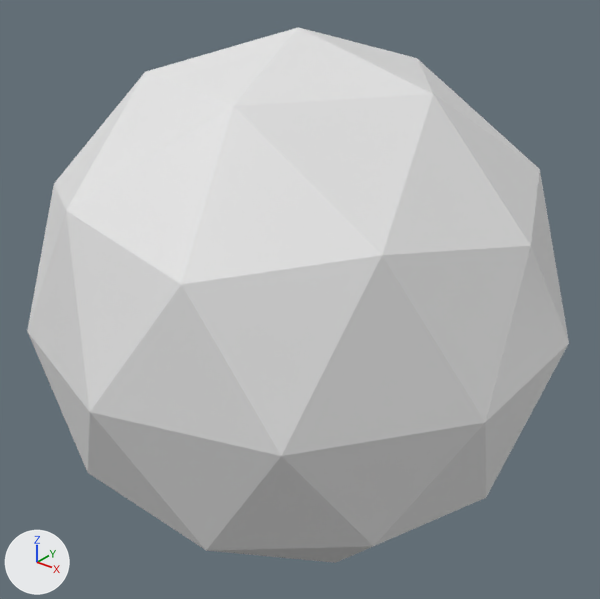
Renders of the OBJ model assets/Ball/ball.obj from each side of a commit.
Rendered twice from a 50 mm camera at (1.804, -2.247, 1.392) aimed at (0.005, 0.002, -0.003). The axes (+X, +Y, +Z) are drawn at lower left. The lights are the same throughout. Materials are left out; every surface is plain grey. Where no turn or scale is listed for an object, it has been applied to the vertices.

Script lines for the objects in view, before the commit:
```python
me_icosphere = bpy.data.meshes.new('Icosphere')
me_icosphere.from_pydata(...)  # an icosphere of 80 faces spanning x -0.95..0.95, y -1.0..1.0, z -1.0..1.0
me_icosphere.materials.append(mat_material_001)
ob_icosphere = bpy.data.objects.new('Icosphere', me_icosphere)
ob_icosphere.location = (0.0, 0.0, 0.0)
```
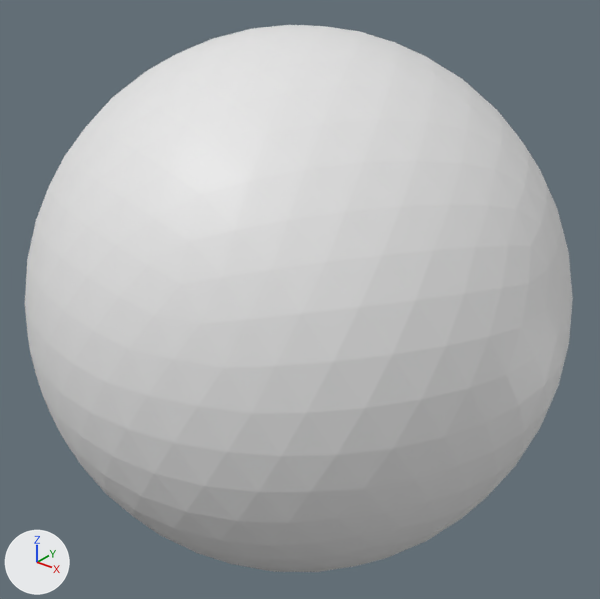
Where the change shows, as pixel boxes [x1, y1, x2, y2] in the pictures (600 x 599 px):
'Icosphere', reshaped
    before: [27, 27, 569, 563]
    after: [25, 25, 573, 572]
part 1 of me_icosphere, added
    after: [25, 25, 573, 572]

What changed in the scene script:
```text
Change me_icosphere:
    used by ob_icosphere; location = (0.0, 0.0, 0.0)
    remove me_icosphere.from_pydata(...)  # 42 vertices, 80 faces; spans x -0.95..0.95, y -1.0..1.0, z -1.0..1.0
    add me_icosphere.from_pydata(...)  # 642 vertices, 1280 faces; spans x -1.0..1.0, y -1.0..1.0, z -1.0..1.0
    me_icosphere part 1: 600 vertices added at x -1.0..1.0, y -0.99..0.99, z -0.99..0.99
```
